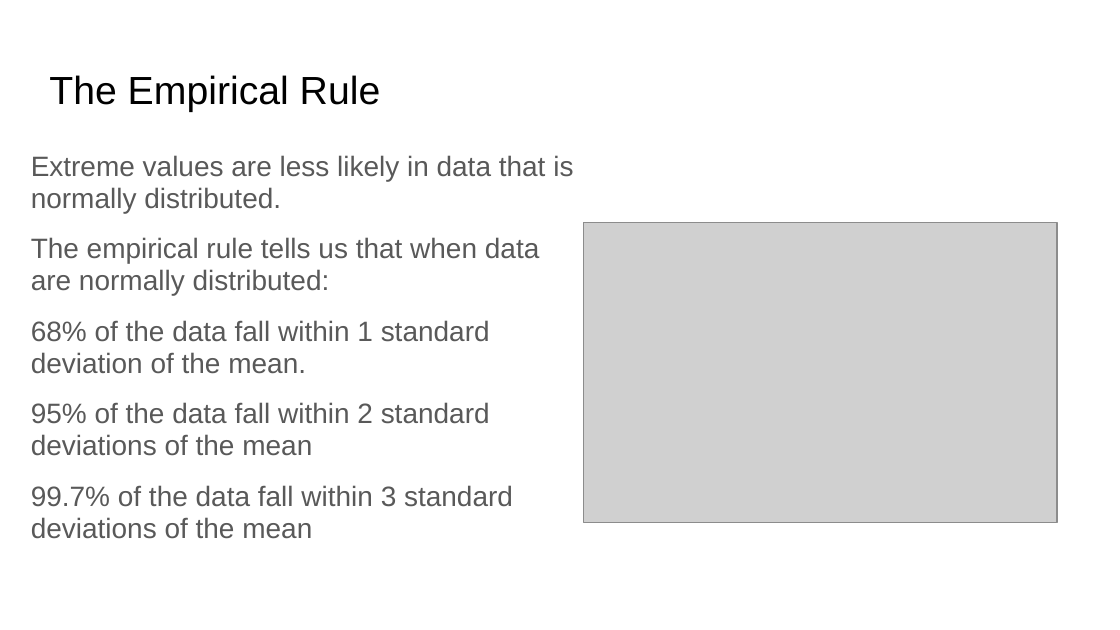
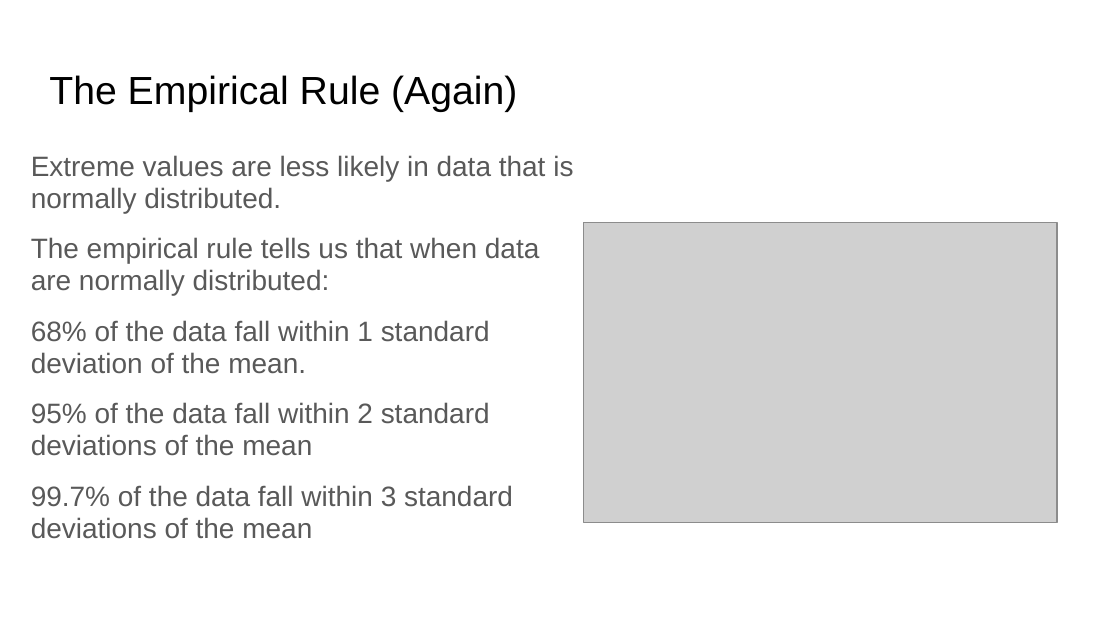
Before and after one commit to rjwrobel86/Python4Statistics, a slide deck: slide 10 of Stuff For Class/Slides/Hypothesis Testing.pptx (slide 6 before the commit). Drawn at 1120x630 pixels with LibreOffice and Linux fonts; fonts in the diff are those of the drawing; grey boxes stand for pictures. Boxes give left, top, right and bottom in pixels: in the first picture for what was removed or moved away, otherwise in the second. Text is boxed around its words. In the diff, an @@ line names an element or a change of style, - is before the commit and + after.

```diff
--- a/Stuff For Class/Slides/Hypothesis Testing.pptx
+++ b/Stuff For Class/Slides/Hypothesis Testing.pptx
@@ title at [49, 75, 517, 112]: text changed @@
-The Empirical Rule
+The Empirical Rule (Again)
```
Also in this commit, not shown: 12 other slides changed, 19 slides added, 11 slides removed, 32 other files.
